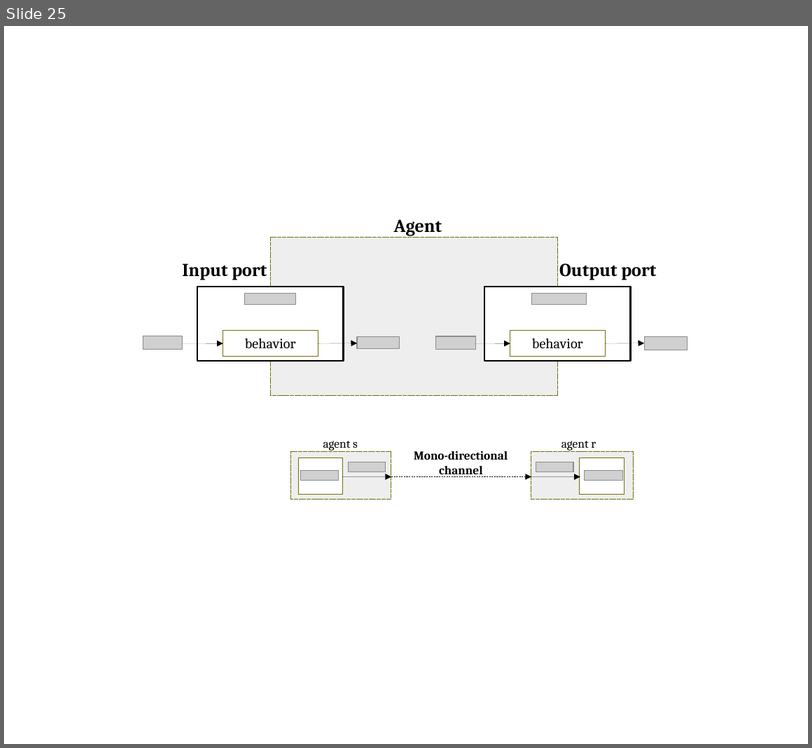
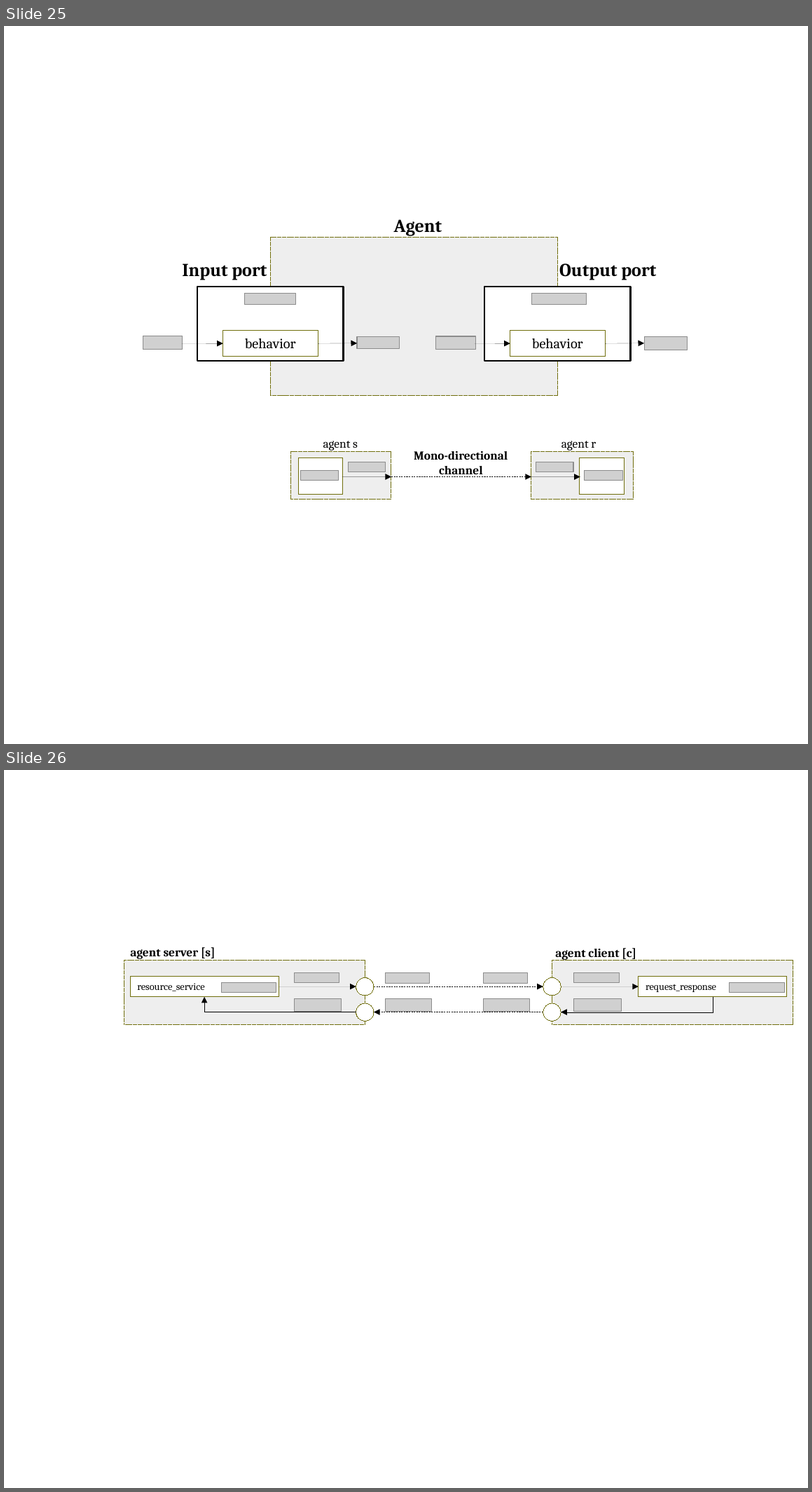
Before and after one commit to v-research/cybersecurity, a slide deck: images/v-research_images_v1.0.odp. Shown one above the other, each under a label of ours: slide 25 before the commit, slides 25 and 26 after it. The pictures are 812x748 and 812x1492 pixels, drawn with LibreOffice and Linux fonts; fonts in the diff are those of the drawing; grey boxes stand for pictures; background and template pictures are left out. Boxes give left, top, right and bottom in pixels: in the first picture for what was removed or moved away, otherwise in the second. Text is boxed around its words. In the diff, an @@ line names an element or a change of style, - is before the commit and + after.

```diff
--- a/images/v-research_images_v1.0.odp
+++ b/images/v-research_images_v1.0.odp
@@ slide 26 added at bbox=[4, 770, 808, 1488], background #FFFFFF @@
@@ text added at bbox=[130, 947, 215, 959], 12 pt, text #000000, bold @@
+agent server [s]
@@ text added at bbox=[555, 948, 636, 960], 12 pt, text #000000, bold @@
+agent client [c]
@@ rectangle added at bbox=[124, 960, 365, 1025], fill #EEEEEE, outline #706E0C 0 pt @@
@@ rectangle added at bbox=[130, 976, 279, 997], fill #FFFFFF, outline #706E0C 0 pt, 10 pt, text #000000 @@
+resource_service
@@ picture added at bbox=[294, 973, 339, 982] @@
@@ ellipse added at bbox=[356, 978, 374, 995], fill #FFFFFF, outline #706E0C 0 pt @@
@@ picture added at bbox=[386, 973, 430, 983] @@
@@ picture added at bbox=[483, 973, 528, 983] @@
@@ ellipse added at bbox=[543, 978, 560, 995], fill #FFFFFF, outline #706E0C 0 pt @@
@@ rectangle added at bbox=[552, 960, 793, 1025], fill #EEEEEE, outline #706E0C 0 pt @@
@@ picture added at bbox=[574, 973, 619, 982] @@
@@ rectangle added at bbox=[638, 976, 787, 997], fill #FFFFFF, outline #706E0C 0 pt, 10 pt, text #000000 @@
+request_response
@@ elbow arrow added from (356, 1012) to (204, 997), #000000 0 pt @@
@@ picture added at bbox=[221, 983, 277, 993] @@
@@ arrow added from (279, 986) to (356, 986), #000000 0 pt @@
@@ picture added at bbox=[294, 999, 341, 1011] @@
@@ arrow added from (374, 986) to (543, 986), #000000 0 pt @@
@@ picture added at bbox=[386, 999, 431, 1012] @@
@@ picture added at bbox=[483, 999, 530, 1012] @@
@@ arrow added from (561, 986) to (638, 986), #000000 0 pt @@
@@ elbow arrow added from (713, 997) to (561, 1012), #000000 0 pt @@
@@ picture added at bbox=[574, 999, 621, 1011] @@
@@ picture added at bbox=[730, 983, 785, 993] @@
@@ ellipse added at bbox=[356, 1003, 374, 1021], fill #FFFFFF, outline #706E0C 0 pt @@
@@ arrow added from (543, 1012) to (374, 1012), #000000 0 pt @@
@@ ellipse added at bbox=[543, 1003, 560, 1021], fill #FFFFFF, outline #706E0C 0 pt @@
```
Also in this commit, not shown: 5 other files.
